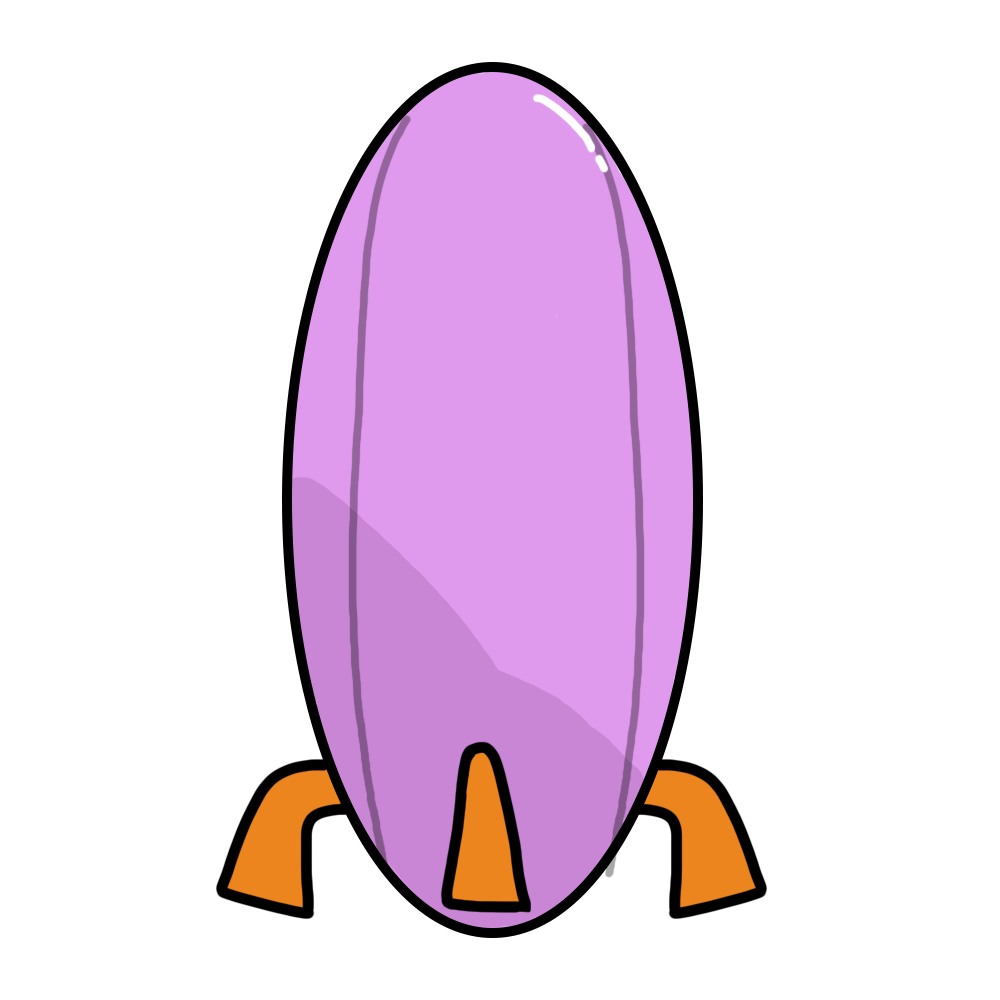
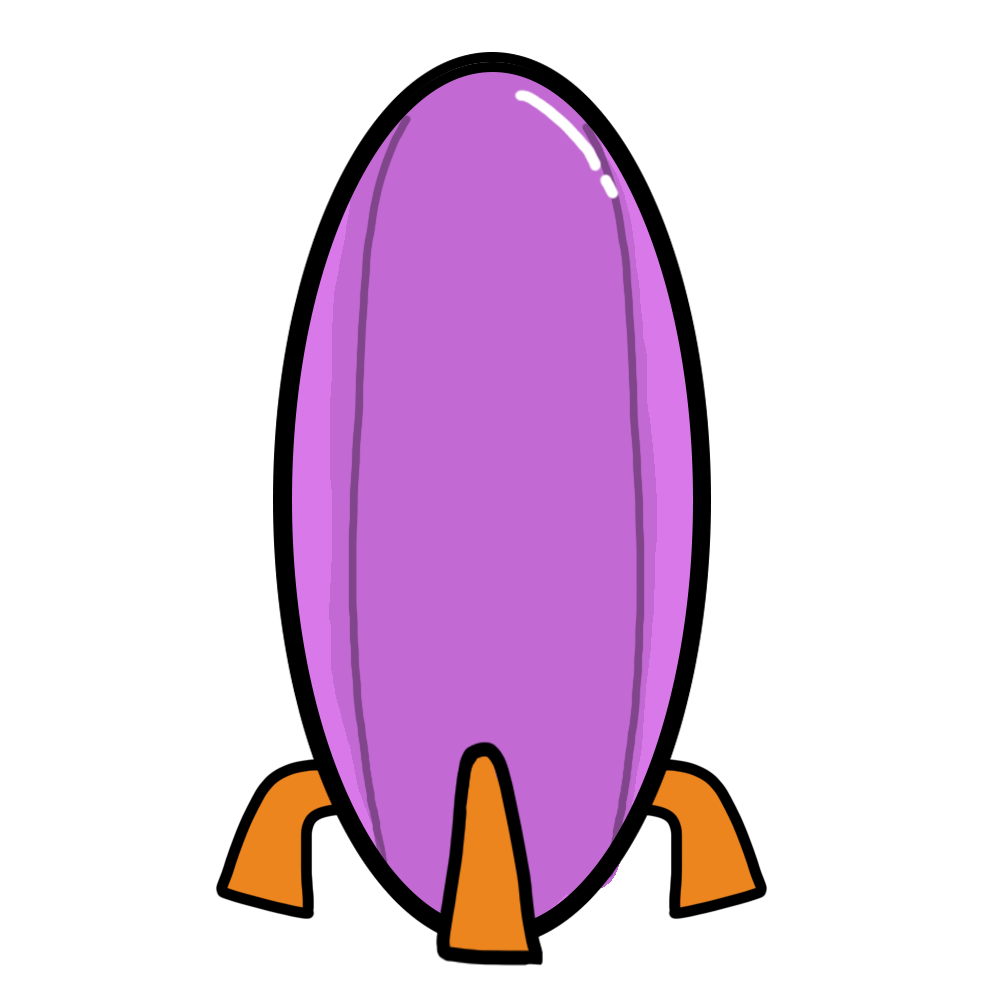
The second 1000 x 1000 image is a revision of the first. Changes to its layers:
painted on "Layer 8" over box(513, 89, 620, 201)
painted on "Layer 2" over box(435, 741, 544, 966)
painted on "Layer 4" over box(443, 748, 532, 962)
added layer "Ellipse 1 copy" above "Ellipse 1" over box(273, 52, 711, 947)
hid "Layer 6" over box(280, 476, 645, 930)
added layer "Layer 9" above "Layer 3" over box(329, 69, 657, 931)
painted on "Layer 3" over box(287, 69, 703, 930)
